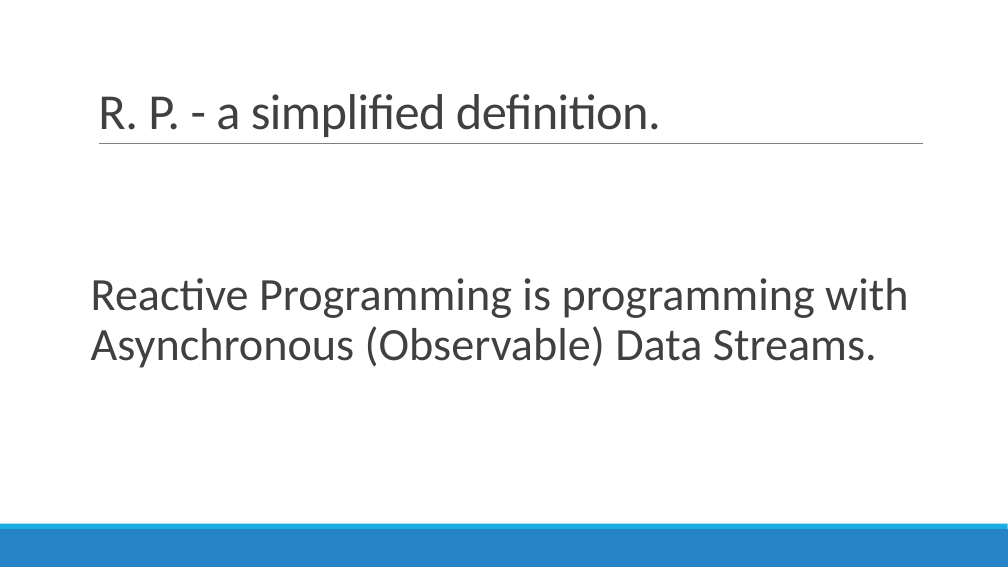
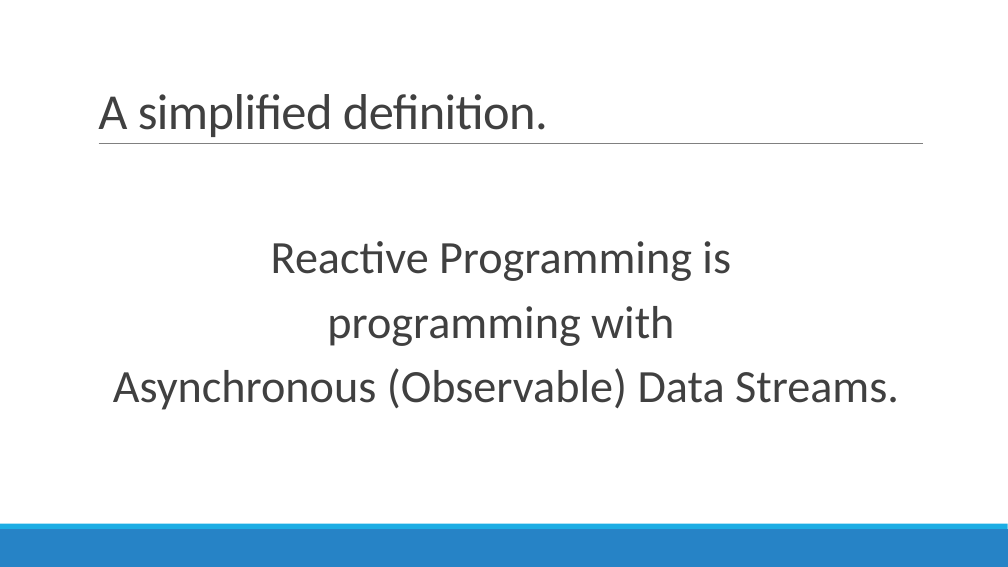
Before and after one commit to AGiorgetti/rxjs101, a slide deck: slide 5 of ReactiveProgramming_RxJS.pptx. Drawn at 1008x567 pixels with LibreOffice and Linux fonts; fonts in the diff are those of the drawing. Boxes give left, top, right and bottom in pixels: in the first picture for what was removed or moved away, otherwise in the second. Text is boxed around its words. In the diff, an @@ line names an element or a change of style, - is before the commit and + after.

```diff
--- a/ReactiveProgramming_RxJS.pptx
+++ b/ReactiveProgramming_RxJS.pptx
@@ title at [98, 94, 548, 137]: text changed @@
-R. P. - a simplified definition.
+A simplified definition.
@@ text at [113, 241, 899, 410]: text changed @@
-Reactive Programming is programming with Asynchronous (Observable) Data Streams.
+Reactive Programming is
+programming with
+Asynchronous (Observable) Data Streams.
```
Also in this commit, not shown: 8 other slides changed, 12 other files.
